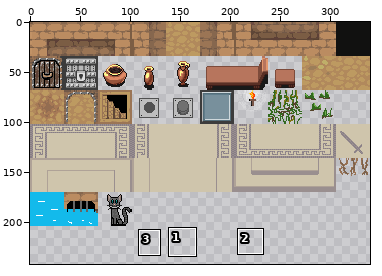
One commit to this sprite sheet: assets/tilemaps/tilemap2.png. The first picture is a wide view before the edit; the outline marks the close-up.
Close-up. As it was:
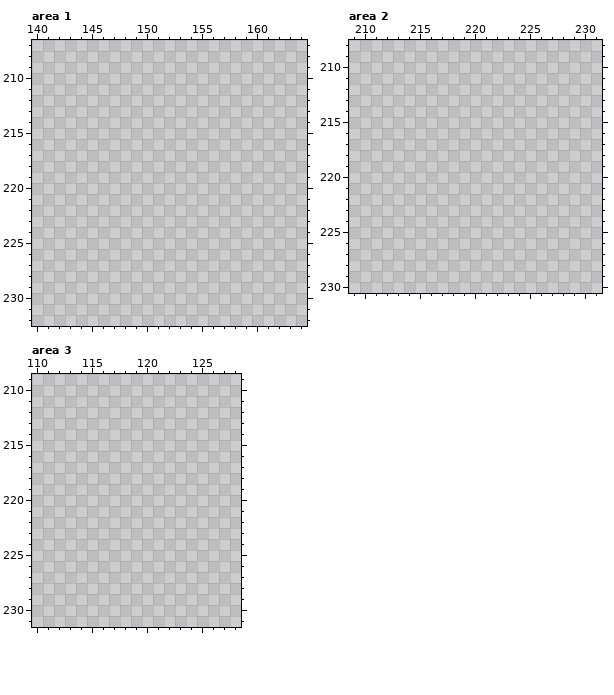
The file is 340x340 pixels. Pixels under 10% opacity are left out. Colours within 5 levels of each other are drawn and written as one. Shown: area 1: x 140..164, y 207..232; area 2: x 209..231, y 208..230; area 3: x 110..128, y 209..231. The wide view leaves out empty margins. The commit also changed other parts of the picture, which this record leaves out.
After:
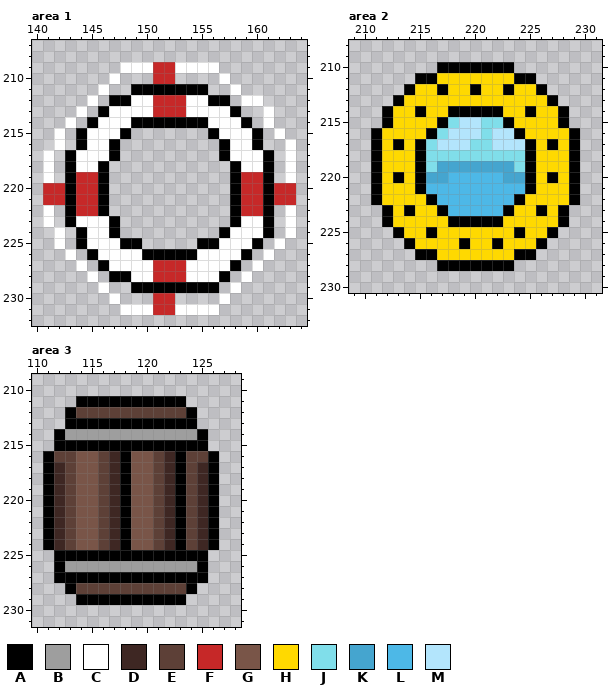
Palette (. is transparent): A #000000  B #9e9e9e  C #ffffff  D #3e2723  E #5d4037  F #c62828  G #795548  H #ffd900  J #80deea  K #45a5cf  L #4db8e7  M #b3e5fc
Edits made:
--- area 1
@@ x 140..164 @@
 208 .........................
-209 .........................
-210 .........................
-211 .........................
-212 .........................
-213 .........................
-214 .........................
-215 .........................
-216 .........................
-217 .........................
-218 .........................
-219 .........................
-220 .........................
-221 .........................
-222 .........................
-223 .........................
-224 .........................
-225 .........................
-226 .........................
-227 .........................
-228 .........................
-229 .........................
-230 .........................
-231 .........................
+209 ........CCCFFCCCC........
+210 .......C...FF....C.......
+211 ......C..AAAAAAA..C......
+212 .....C.AACCFFFCCAA.CC....
+213 ....C.ACCCCFFFCCCCA..C...
+214 ...C.ACCCAAAAAAACCCA.C...
+215 ..C.ACCCA.......ACCCA.C..
+216 ..C.ACCA.........ACCA..C.
+217 .C.ACCCA.........ACCCA.C.
+218 .C.ACCA...........ACCA.C.
+219 .C.AFFA...........AFFA.C.
+220 .FFAFFA...........AFFAFF.
+221 .FFAFFA...........AFFAFF.
+222 .C.AFFA...........AFFA.C.
+223 .C.ACCCA..........ACCA.C.
+224 ..C.ACCA.........ACCCA.C.
+225 ..C.ACCCAA.....AACCCA.C..
+226 ...C.ACCCCAAAAACCCCA.C...
+227 ....C.ACCCCFFFCCCCA.C....
+228 .....C.AACCFFFCCCA.C.....
+229 ......C..AAAAAAAA.C......
+230 .......C...FF....C.......
+231 ........CCCFFCCCC........
 232 .........................
--- area 2
@@ x 209..231 @@
 209 .......................
-210 .......................
-211 .......................
-212 .......................
-213 .......................
-214 .......................
-215 .......................
-216 .......................
-217 .......................
-218 .......................
-219 .......................
-220 .......................
-221 .......................
-222 .......................
-223 .......................
-224 .......................
-225 .......................
-226 .......................
-227 .......................
-228 .......................
+210 ........AAAAAAA........
+211 ......AAHHHHHHHAA......
+212 .....AHHAHHAHHAHHA.....
+213 ....AHHHHHHHHHHHHHA....
+214 ...AHHAHHAAAAAHHAHHA...
+215 ...AHHHHAJMMJJAHHHHA...
+216 ..AHHHHAJMMMJMMAHHHHA..
+217 ..AHAHAJMMMJJMMMAHAHA..
+218 ..AHHHAJJJJJJJJJAHHHA..
+219 ..AHHHAJKKKKKKKJAHHHA..
+220 ..AHAHAKKLLLLLKKAHAHA..
+221 ..AHHHALLLLLLLLLAHHHA..
+222 ..AHHHHALLLLLLLAHHHHA..
+223 ...AHAHHALLLLLAHHAHA...
+224 ...AHHHHHAAAAAHHHHHA...
+225 ....AHHAHHHHHHHAHHA....
+226 .....AHHHHAHHAHHHA.....
+227 ......AAHHHHHHHAA......
+228 ........AAAAAAA........
 229 .......................
--- area 3
@@ x 110..128 @@
 210 ...................
-211 ...................
-212 ...................
-213 ...................
-214 ...................
-215 ...................
-216 ...................
-217 ...................
-218 ...................
-219 ...................
-220 ...................
-221 ...................
-222 ...................
-223 ...................
-224 ...................
-225 ...................
-226 ...................
-227 ...................
-228 ...................
-229 ...................
+211 ....AAAAAAAAAA.....
+212 ...AEEEEEEEEEEA....
+213 ...AAAAAAAAAAAA....
+214 ..ABBBBBBBBBBBBA...
+215 ..AAAAAAAAAAAAAA...
+216 .AEEGGEDAGGEDAEEA..
+217 .ADEGGEDAGGEDAEDA..
+218 .ADEGGEDAGGEDAEDA..
+219 .ADEGGEDAGGEDAEDA..
+220 .ADEGGEDAGGEDAEDA..
+221 .ADEGGEDAGGEDAEDA..
+222 .ADEGGEDAGGEDAEDA..
+223 .ADEGGEDAGGEDAEDA..
+224 .ADEGGEDAGGEDAEDA..
+225 ..AAAAAAAAAAAAAA...
+226 ..ABBBBBBBBBBBBA...
+227 ..AAAAAAAAAAAAAA...
+228 ...AEEEEEEEEEEA....
+229 ....AAAAAAAAAA.....
 230 ...................
